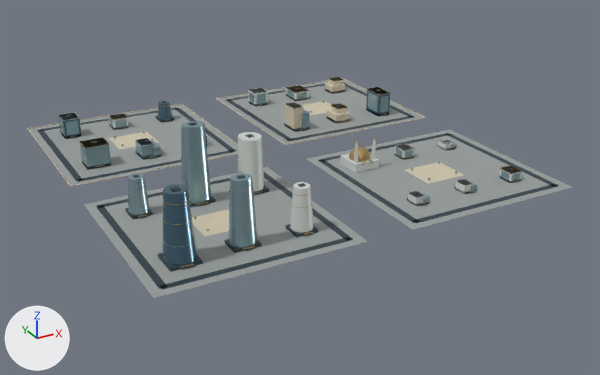
An edit to the glTF model web/public/assets/3d/ampliworld/GC-CITY-2030/GC-TILE-10-06.glb, drawn before and after from the same camera.
The view is the same before and after, from a 50 mm camera at (-668.0, 7694.0, 577.0) aimed at (15.0, 8936.0, -44.0). Arrows for +X, +Y and +Z are at lower left; the lights stay in place. The older version comes first. Where no turn or scale is listed for an object, it has been applied to the vertices. Vertices at exactly the same position are counted once.

The first picture shows 'GC-TILE-10-06-blue', 'GC-TILE-10-06-dark', 'GC-TILE-10-06-glass', 'GC-TILE-10-06-gold', 'GC-TILE-10-06-ivory', 'GC-TILE-10-06-paving', 'GC-TILE-10-06-white' and 1 more.
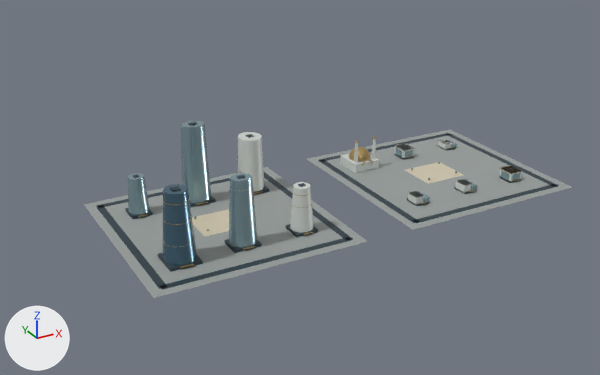
Edits to the bpy script that builds the scene:
```text
Change me_mesh_0:
    used by ob_gc_tile_10_06_paving; location = (0.0, 0.0, 0.0)
    remove me_mesh_0.from_pydata(...)  # 32 vertices, 48 faces; spans x -379.0..379.0, y 8621.0..9379.0, z 0.0
    add me_mesh_0.from_pydata(...)  # 16 vertices, 24 faces; spans x -379.0..379.0, y 8621.0..8959.0, z 0.0
    me_mesh_0 part 1: the loose piece of 8 vertices spanning x -379.0..-41.0, y 9041.0..9379.0, z 0.0 is deleted
    me_mesh_0 part 2: the loose piece of 8 vertices spanning x 41.0..379.0, y 9041.0..9379.0, z 0.0 is deleted
Change me_mesh_1:
    used by ob_gc_tile_10_06_dark; location = (0.0, 0.0, 0.0)
    remove me_mesh_1.from_pydata(...)  # 496 vertices, 744 faces; spans x -364.0..364.0, y 8636.0..9364.0, z 0.0..136.0
    add me_mesh_1.from_pydata(...)  # 240 vertices, 360 faces; spans x -364.0..364.0, y 8636.0..8944.0, z 0.0..136.0
    me_mesh_1 part 3: 32 loose pieces with 256 vertices, spanning x -364.0..364.0, y 9056.0..9364.0, z 0.0..50.0, are deleted
Change me_mesh_2:
    used by ob_gc_tile_10_06_ivory; location = (0.0, 0.0, 0.0)
    remove me_mesh_2.from_pydata(...)  # 152 vertices, 228 faces; spans x -380.0..380.0, y 8754.0..9380.0, z 0.0..48.0
    add me_mesh_2.from_pydata(...)  # 16 vertices, 24 faces; spans x -250.0..250.0, y 8754.0..8826.0, z 0.0
    me_mesh_2 part 4: 17 loose pieces with 136 vertices, spanning x -380.0..380.0, y 9040.0..9380.0, z 0.0..48.0, are deleted
Change me_mesh_5:
    used by ob_gc_tile_10_06_gold; location = (0.0, 0.0, 0.0)
    remove me_mesh_5.from_pydata(...)  # 895 vertices, 1540 faces; spans x -332.0..326.0, y 8673.0..9325.0, z 0.0..116.0
    add me_mesh_5.from_pydata(...)  # 653 vertices, 1156 faces; spans x -331.0..323.0, y 8673.0..8905.0, z 4.0..116.0
    me_mesh_5 part 6: 25 loose pieces with 242 vertices, spanning x -332.0..326.0, y 9040.0..9325.0, z 0.0..49.0, are deleted
Change me_mesh_6:
    used by ob_gc_tile_10_06_blue; location = (0.0, 0.0, 0.0)
    remove me_mesh_6.from_pydata(...)  # 68 vertices, 116 faces; spans x -333.0..324.0, y 8677.0..9321.0, z 0.0..112.0
    add me_mesh_6.from_pydata(...)  # 22 vertices, 40 faces; spans x -333.0..-287.0, y 8677.0..8727.0, z 5.0..112.0
    me_mesh_6 part 8: the loose piece of 22 vertices spanning x -124.0..-96.0, y 9285.0..9319.0, z 5.0..38.0 is deleted
    me_mesh_6 part 9: the loose piece of 8 vertices spanning x -326.0..-294.0, y 9283.0..9321.0, z 0.0..39.0 is deleted
    me_mesh_6 part 10: the loose piece of 8 vertices spanning x 296.0..324.0, y 9098.0..9146.0, z 0.0..49.0 is deleted
    other edits to the shape of me_mesh_6 do not show in these pictures
Change me_mesh_7:
    used by ob_gc_tile_10_06_white; location = (0.0, 0.0, 0.0)
    remove me_mesh_7.from_pydata(...)  # 224 vertices, 360 faces; spans x -327.0..322.0, y 8684.0..9325.0, z 0.0..96.0
    add me_mesh_7.from_pydata(...)  # 160 vertices, 264 faces; spans x -131.0..322.0, y 8684.0..8908.0, z 0.0..96.0
    me_mesh_7 part 7: 8 loose pieces with 64 vertices, spanning x -327.0..228.0, y 9103.0..9325.0, z 0.0..48.0, are deleted
Change me_mesh_8:
    used by ob_gc_tile_10_06_glass; location = (0.0, 0.0, 0.0)
    remove me_mesh_8.from_pydata(...)  # 410 vertices, 636 faces; spans x -332.0..324.0, y 8684.0..9325.0, z 0.0..135.0
    add me_mesh_8.from_pydata(...)  # 154 vertices, 252 faces; spans x -326.0..323.0, y 8684.0..8902.0, z 0.0..135.0
    me_mesh_8 part 5: 32 loose pieces with 256 vertices, spanning x -332.0..324.0, y 9098.0..9325.0, z 0.0..43.0, are deleted
```

Changed parts and their boxes (x1, y1, x2, y2) in the pictures (600 x 375 px):
'GC-TILE-10-06-paving', reshaped (10% narrower, 23% shorter): before (29, 79, 573, 298); after (84, 130, 573, 298)
'GC-TILE-10-06-dark', reshaped (11% narrower, 21% shorter): before (37, 78, 558, 290); after (96, 122, 558, 290)
'GC-TILE-10-06-glass', reshaped (15% narrower, 20% shorter): before (59, 89, 521, 248); after (128, 121, 521, 248)
'GC-TILE-10-06-white', reshaped (39% narrower, 31% shorter): before (58, 86, 522, 233); after (238, 132, 522, 233)
'GC-TILE-10-06-ivory', reshaped (38% narrower, 53% shorter): before (27, 78, 463, 236); after (192, 162, 463, 236)
'GC-TILE-10-06-blue', reshaped (89% narrower, 54% shorter): before (59, 87, 390, 266); after (163, 184, 197, 266)
'GC-TILE-10-06-gold', reshaped (15% narrower, 31% shorter): before (70, 77, 522, 268); after (139, 136, 522, 268)
part 1 of me_mesh_0, deleted: before (29, 105, 238, 185)
part 2 of me_mesh_0, deleted: before (218, 79, 424, 144)
part 3 of me_mesh_1, deleted: before (37, 78, 415, 182)
part 4 of me_mesh_2, deleted: before (27, 78, 426, 187)
part 5 of me_mesh_8, deleted: before (59, 89, 389, 170)
part 6 of me_mesh_5, deleted: before (70, 77, 389, 170)
part 7 of me_mesh_7, deleted: before (58, 86, 309, 146)
part 8 of me_mesh_6, deleted: before (158, 100, 172, 119)
part 9 of me_mesh_6, deleted: before (59, 112, 81, 139)
part 10 of me_mesh_6, deleted: before (366, 87, 390, 117)
